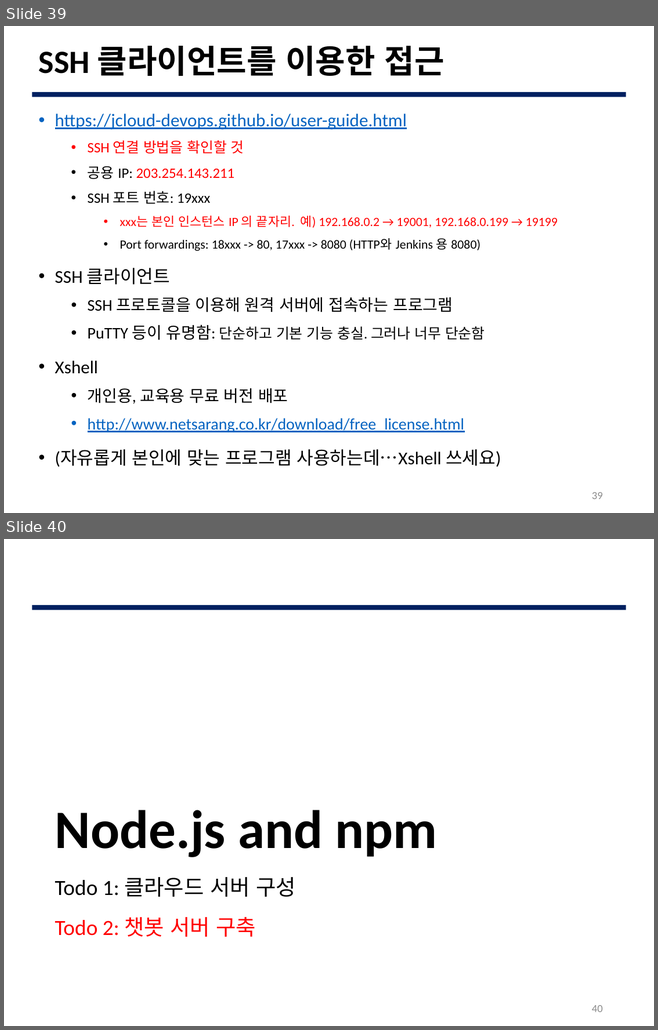
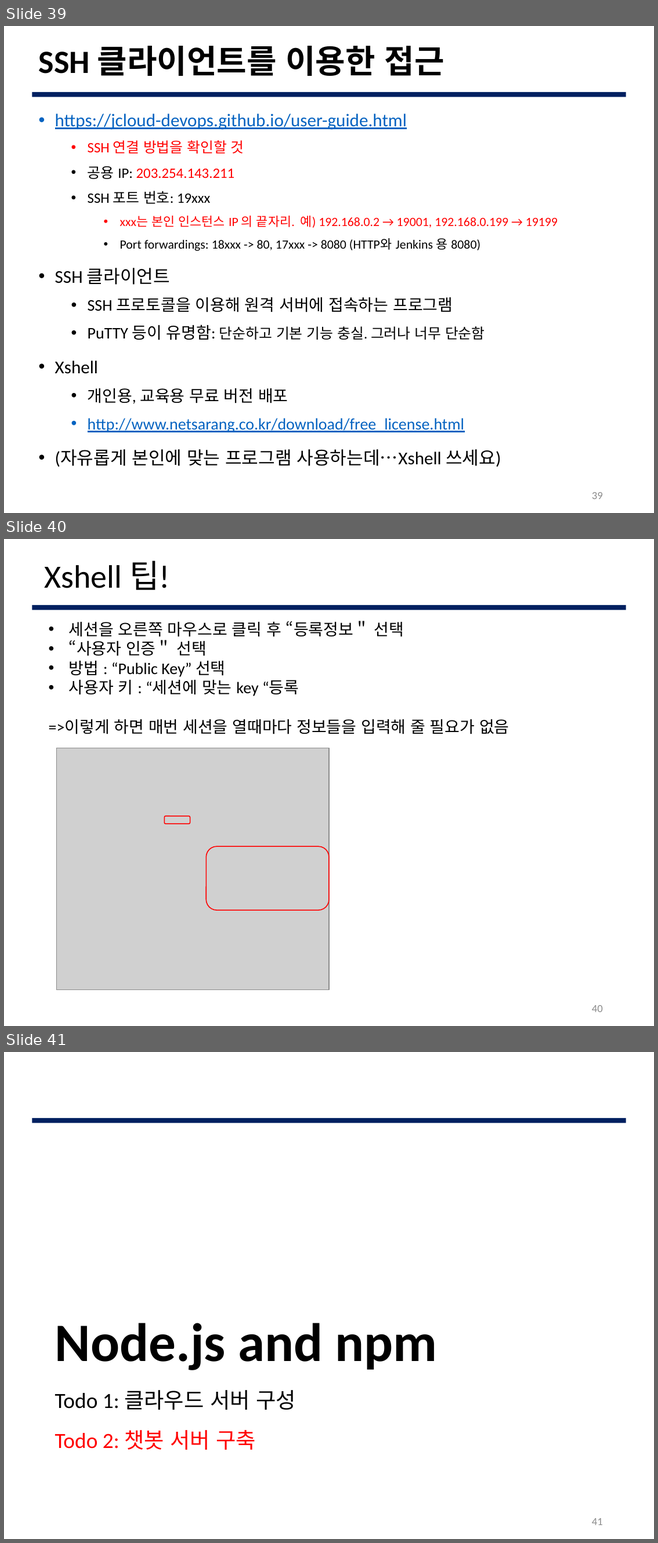
Before and after one commit to JBNU-JEduTools/osscourse, a slide deck: Slides/13. 개발 프로세스 실습 1.pptx. Shown one above the other, each under a label of ours: slides 39 and 40 before the commit, slides 39, 40 and 41 after it. The pictures are 658x1030 and 658x1543 pixels, drawn with LibreOffice and Linux fonts; fonts in the diff are those of the drawing; grey boxes stand for pictures; background and template pictures are left out. Boxes give left, top, right and bottom in pixels: in the first picture for what was removed or moved away, otherwise in the second. Text is boxed around its words. In the diff, an @@ line names an element or a change of style, - is before the commit and + after.

```diff
--- a/Slides/13. 개발 프로세스 실습 1.pptx
+++ b/Slides/13. 개발 프로세스 실습 1.pptx
@@ slide 40 added at (4, 539, 654, 1026), background #FFFFFF; not listed: 1 template element that a slide beside it also shows @@
@@ text added at (45, 560, 170, 590), 36 pt, text #000000 @@
+Xshell 팁!
@@ text added at (49, 621, 509, 734), 18 pt, text #000000 @@
+• 세션을 오른쪽 마우스로 클릭 후 “등록정보＂ 선택
+• “사용자 인증＂ 선택
+• 방법 : “Public Key” 선택
+• 사용자 키 : “세션에 맞는 key “등록
+=>이렇게 하면 매번 세션을 열때마다 정보들을 입력해 줄 필요가 없음
@@ picture added at (57, 748, 329, 990) @@
@@ rounded rectangle added at (165, 816, 190, 824), outline #FF0000 1 pt @@
@@ rounded rectangle added at (206, 846, 329, 910), outline #FF0000 1 pt @@
@@ page number added at (592, 1005, 603, 1012), 12 pt, text #8C8C8C @@
+40
@@ what was slide 40 is now slide 41 @@
@@ page number at (592, 1518, 603, 1525): text changed @@
-40
+41
```
Also in this commit, not shown: 4 slides changed, 5 other files.
